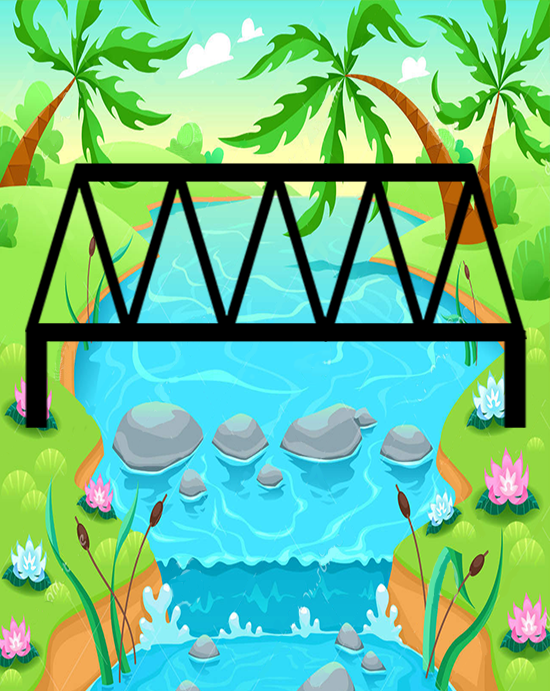
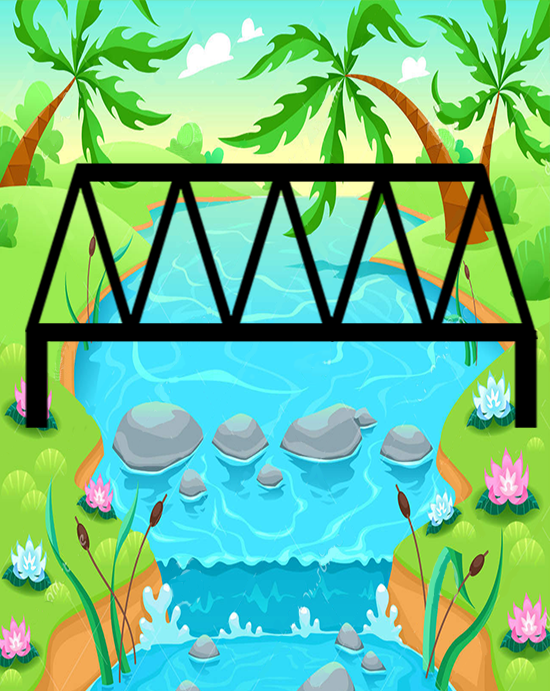
Layered file, before and after one edit (550px x 691px). Changes by layer:
painted on "Capa 3" over [25, 163, 538, 428]
